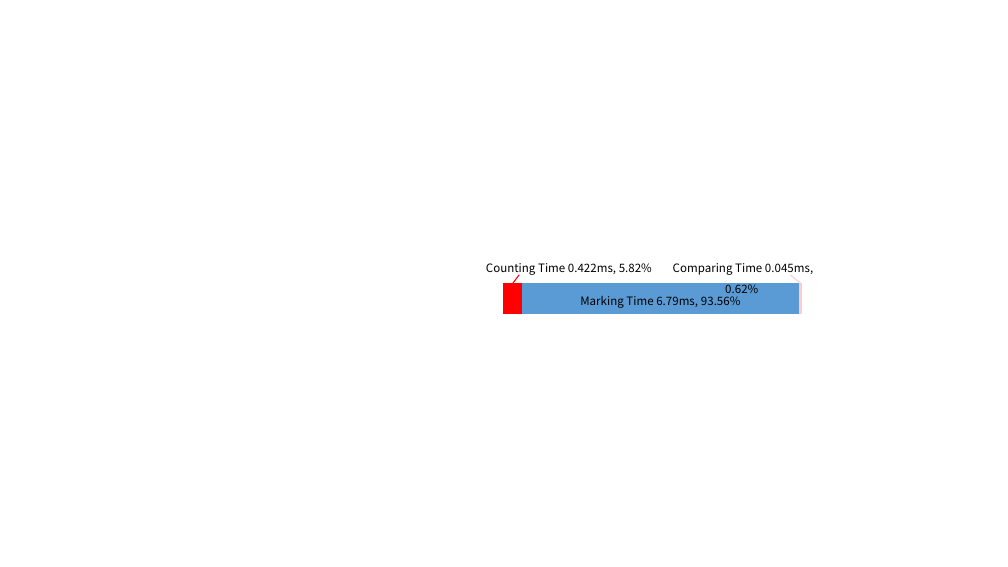
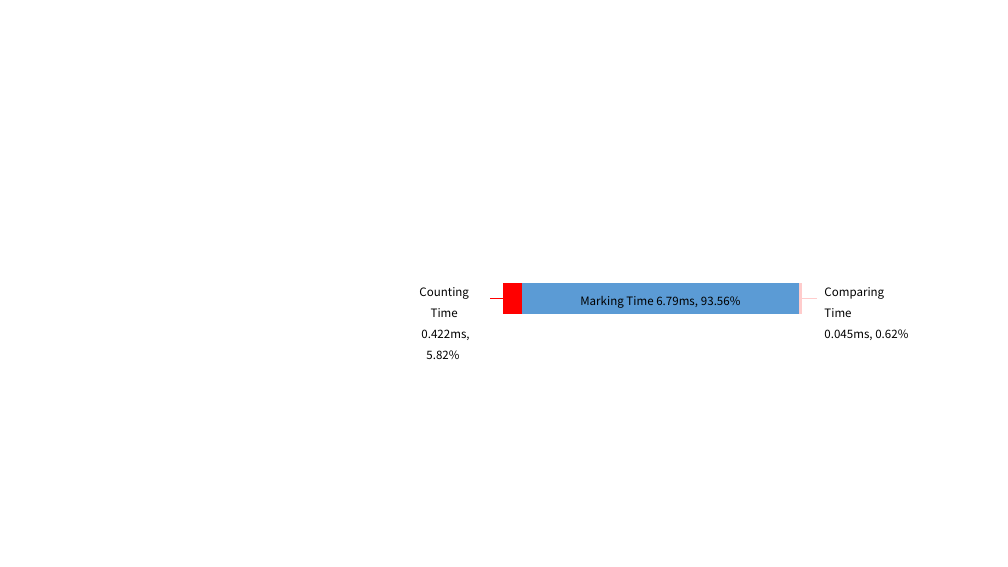
Before and after one commit to shiwanghua/HEM, a slide deck: slide 1 of pictures/REINTimeDistribution.pptx. Drawn at 1008x567 pixels with LibreOffice and Linux fonts; fonts in the diff are those of the drawing. Boxes give left, top, right and bottom in pixels: in the first picture for what was removed or moved away, otherwise in the second. Text is boxed around its words. In the diff, an @@ line names an element or a change of style, - is before the commit and + after.

```diff
--- a/pictures/REINTimeDistribution.pptx
+++ b/pictures/REINTimeDistribution.pptx
@@ text at bbox=[419, 287, 469, 359]: text changed @@
-Counting Time 0.422ms, 5.82%
+Counting Time
+0.422ms, 5.82%
@@ line moved from (513, 284) - (520, 275) to (504, 299) - (491, 299) @@
@@ line moved from (801, 284) - (790, 275) to (802, 299) - (817, 299) @@
@@ text at bbox=[824, 287, 908, 340]: text changed @@
-Comparing Time 0.045ms, 0.62%
+Comparing Time
+0.045ms, 0.62%
```
Also in this commit, not shown: 7 other files.
